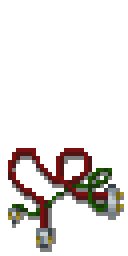
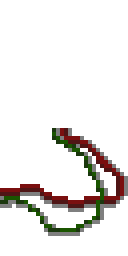
Layer changes from the first 128×256 image to the second:
added layer "f_ground_cable_corner_se_2" above "f_ground_cable_corner_se" over 0, 128, 128, 236
hid "f_ground_cable_unconnected" over 8, 148, 124, 252
